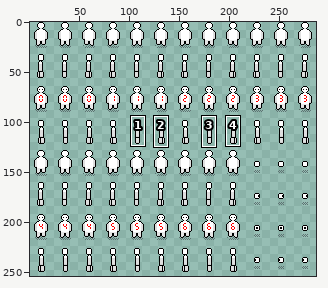
One commit to this sprite sheet: src/main/resources/assets/R2K/char.png. The first picture is a wide view before the edit; the outline marks the close-up.
Close-up. First the earlier version:
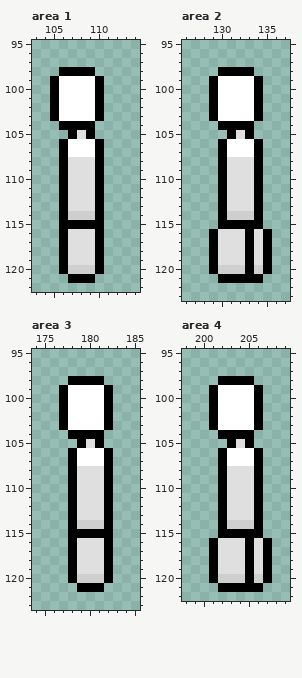
The file is 288x256 pixels. Shown: area 1: x 103..114, y 95..122; area 2: x 126..137, y 95..123; area 3: x 174..185, y 95..123; area 4: x 198..209, y 95..122. The wide view leaves out empty margins. The commit also changed other parts of the picture, which this record leaves out.
The result:
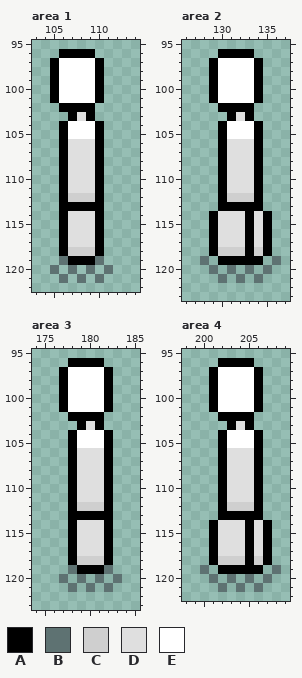
Palette (. is transparent): A #000000  B #5e7272  C #cfcfcf  D #dfdfdf  E #ffffff
Edits made:
Changed rows in their new state; - is an unchanged pixel.
Area 1:
first column x 105:
 96 -AAAA-
 97 AEEEEA
 98 AEEEEA
first column x 105:
102 .AAAA.
103 ..ADA.
104 --EEEA
105 -AEEEA
106 --DDD-
107 --DDD-
first column x 105:
112 --CCC--
113 --AAA--
114 --DDD--
115 --DDD--
118 --CCC--
119 -BAAAB-
120 B.B.B.B
121 -B.B.B-
Area 2:
first column x 129:
 96 -AAAA-
 97 AEEEEA
 98 AEEEEA
first column x 129:
102 .AAAA.
103 ..ADA.
104 --EEEA
105 -AEEEA
106 --DDD-
107 --DDD-
first column x 128:
112 ---CCC---
113 ---AAA---
114 -ADDDADA-
115 -ADDD-DA-
118 --CCC-C--
119 B.AAA-A.B
120 -B.B.B.B-
121 --B.B.B--
Area 3:
first column x 177:
 96 -AAAA-
 97 AEEEEA
 98 AEEEEA
first column x 177:
102 .AAAA.
103 ..ADA.
104 --EEEA
105 -AEEEA
106 --DDD-
107 --DDD-
first column x 177:
112 --CCC--
113 --AAA--
114 --DDD--
115 --DDD--
118 --CCC--
119 -BAAAB-
120 B.B.B.B
121 -B.B.B-
Area 4:
first column x 201:
 96 -AAAA-
 97 AEEEEA
 98 AEEEEA
first column x 201:
102 .AAAA.
103 ..ADA.
104 --EEEA
105 -AEEEA
106 --DDD-
107 --DDD-
first column x 200:
112 ---CCC---
113 ---AAA---
114 -ADDDADA-
115 -ADDD-DA-
118 --CCC-C--
119 B.AAA-A.B
120 -B.B.B.B-
121 --B.B.B--
Where, in picture pixels (left, top, right, bottom), the same in both close-ups:
changed: (50, 49, 113, 283)
changed: (200, 49, 281, 283)
changed: (59, 358, 122, 592)
changed: (200, 358, 281, 592)
